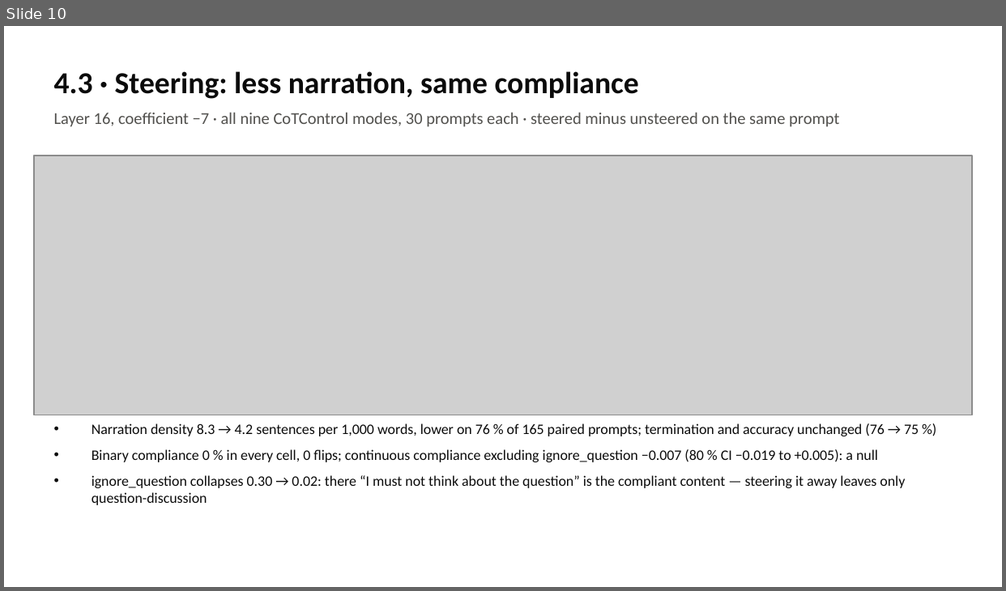
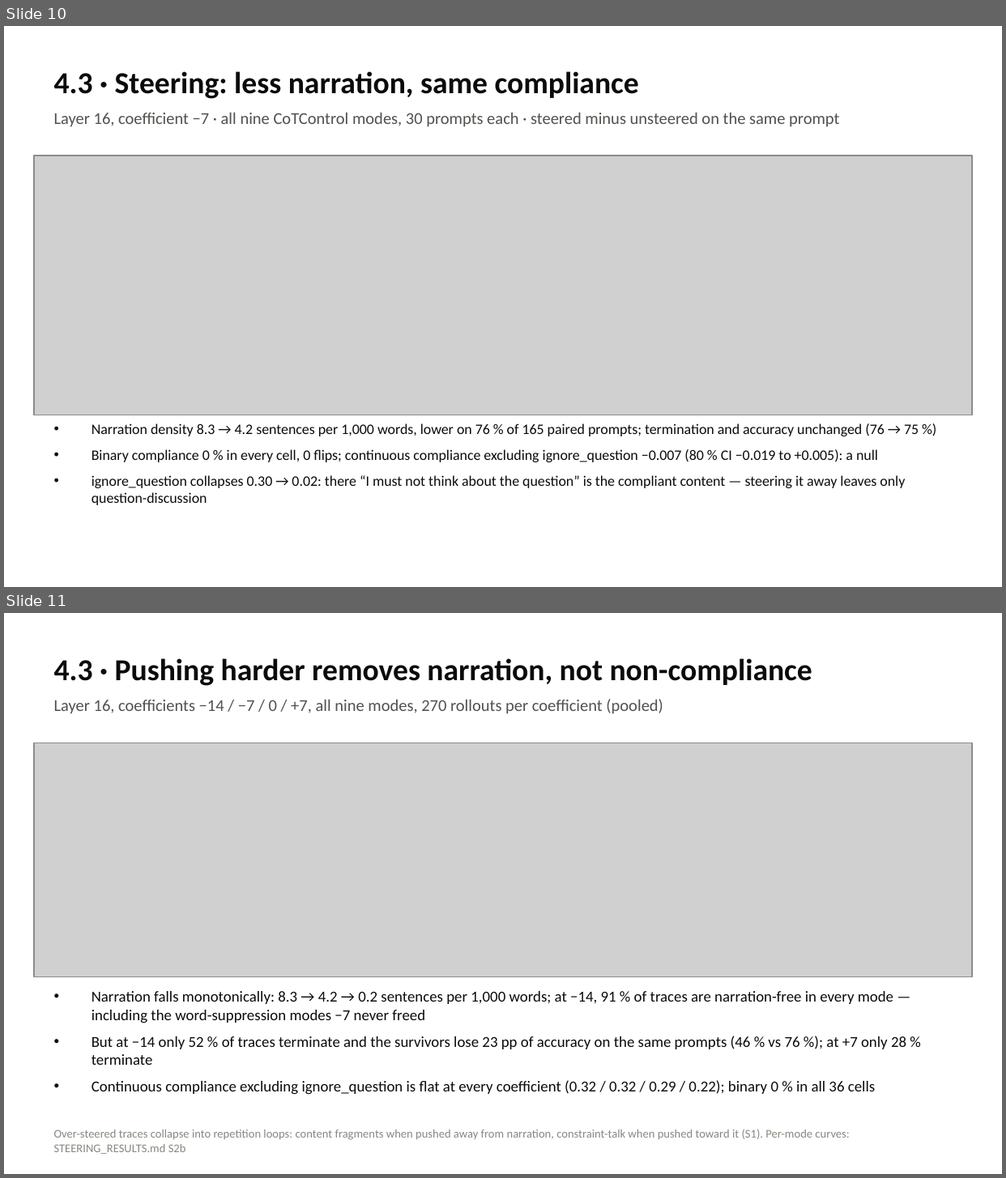
Before and after one commit to kleopatra102/cot-control-ft, a slide deck: META_DISCUSSION_SUMMARY.pptx. Shown one above the other, each under a label of ours: slide 10 before the commit, slides 10 and 11 after it. The pictures are 1006x591 and 1006x1178 pixels, drawn with LibreOffice and Linux fonts; fonts in the diff are those of the drawing; grey boxes stand for pictures. Boxes give left, top, right and bottom in pixels: in the first picture for what was removed or moved away, otherwise in the second. Text is boxed around its words. In the diff, an @@ line names an element or a change of style, - is before the commit and + after.

```diff
--- a/META_DISCUSSION_SUMMARY.pptx
+++ b/META_DISCUSSION_SUMMARY.pptx
@@ slide 11 added at (4,613,1002,1174), background #FFFFFF @@
@@ text added at (54,658,812,686), 22 pt, text #0B0B0B, bold @@
+4.3 · Pushing harder removes narration, not non-compliance
@@ text added at (54,699,663,714), 12 pt, text #52514E @@
+Layer 16, coefficients −14 / −7 / 0 / +7, all nine modes, 270 rollouts per coefficient (pooled)
@@ picture added at (34,743,972,977) @@
@@ text added at (91,991,906,1095), 11 pt, text #0B0B0B @@
+• Narration falls monotonically: 8.3 → 4.2 → 0.2 sentences per 1,000 words; at −14, 91 % of traces are narration-free in every mode — including the word-suppression modes −7 never freed
+• But at −14 only 52 % of traces terminate and the survivors lose 23 pp of accuracy on the same prompts (46 % vs 76 %); at +7 only 28 % terminate
+• Continuous compliance excluding ignore_question is flat at every coefficient (0.32 / 0.32 / 0.29 / 0.22); binary 0 % in all 36 cells
@@ text added at (54,1129,849,1154), 8.5 pt, text #898781 @@
+Over-steered traces collapse into repetition loops: content fragments when pushed away from narration, constraint-talk when pushed toward it (S1). Per-mode curves: STEERING_RESULTS.md S2b
```
Also in this commit, not shown: 2 slides changed, 1 slide removed, 10 other files.
